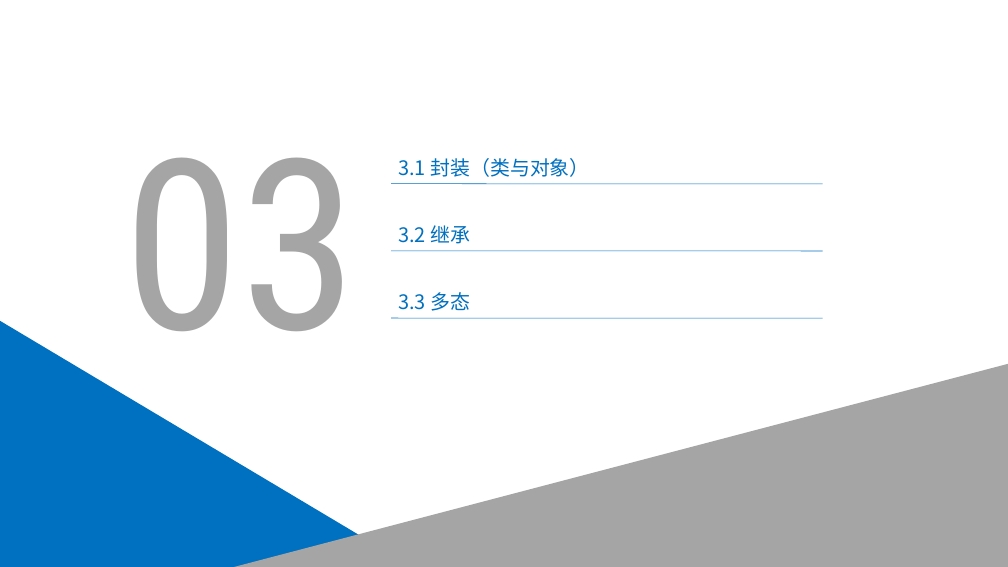
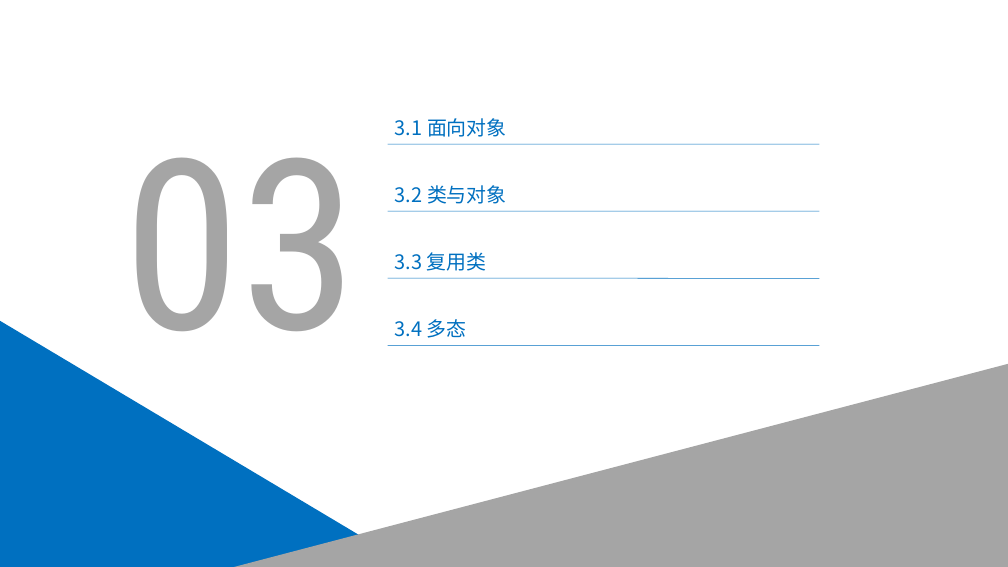
Before and after one commit to leonliu06/JavaTrainning, a slide deck: slide 21 of Java培训.pptx (slide 22 before the commit). Drawn at 1008x567 pixels with LibreOffice and Linux fonts; fonts in the diff are those of the drawing. Boxes give left, top, right and bottom in pixels: in the first picture for what was removed or moved away, otherwise in the second. Text is boxed around its words. In the diff, an @@ line names an element or a change of style, - is before the commit and + after.

Commit message:
ppt

```diff
--- a/Java培训.pptx
+++ b/Java培训.pptx
@@ text added at bbox=[395, 118, 507, 137], 20 pt, text #0070C0 @@
+3.1 面向对象
@@ line added from (388, 144) to (819, 144), #0070C0 0.5 pt @@
@@ text at bbox=[395, 185, 507, 204]: text changed @@
-3.1 封装（类与对象）
+3.2 类与对象
@@ line moved from (391, 184) - (823, 184) to (388, 211) - (819, 211) @@
@@ text at bbox=[395, 252, 487, 271]: text changed @@
-3.2 继承
+3.3 复用类
@@ line moved from (391, 251) - (823, 251) to (388, 278) - (819, 278) @@
@@ text at bbox=[395, 319, 467, 338]: text changed @@
-3.3 多态
+3.4 多态
@@ line moved from (391, 318) - (823, 318) to (388, 346) - (819, 346) @@
```
Also in this commit, not shown: 3 other slides changed, 6 slides added, 1 slide removed.
